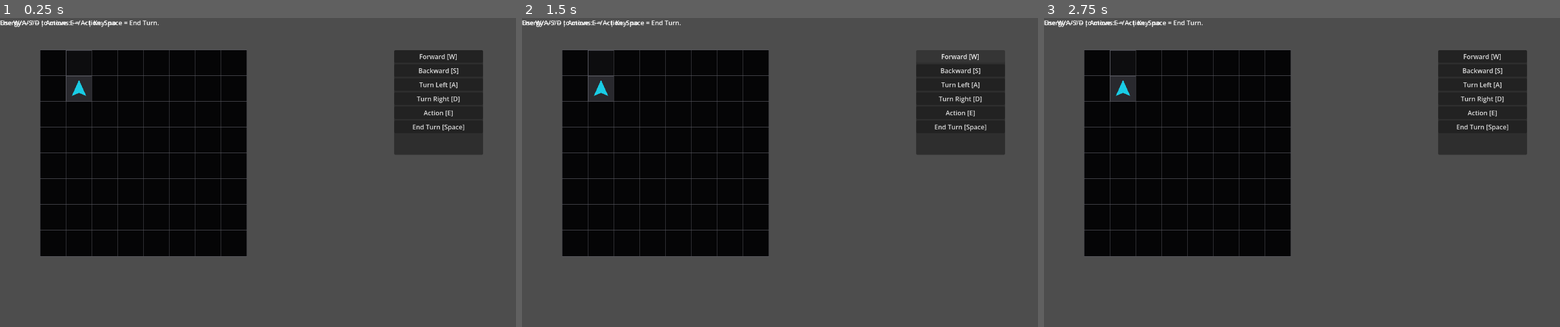
Above: before the commit, frames 1-3 (left to right).
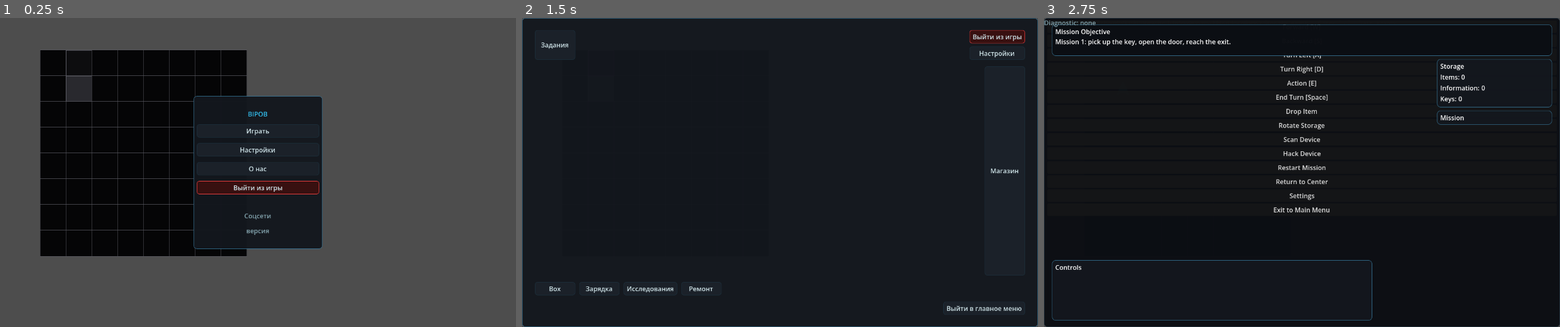
Above: after the commit, the same moments.

Repository: JUSTConnect/bibop
Game: Godot game, scene res://scenes/main.tscn
Same seed, same stepped clock (60 frames per second), same inputs: the game is played once before the commit and once after it.
Inputs (mouse positions are in pixels of both pictures, inside the frame that each line leads up to):
- Up to frame 1 (0.25 s): no input
- Up to frame 2 (1.5 s): click (780, 132) at 0.5 s, where only the run after the commit has a clickable "Играть"; click (960, 55) at 1.25 s, where only the run before the commit has a clickable "Forward [W]"
- Up to frame 3 (2.75 s): click (1074, 45) at 2 s, where only the run after the commit has a clickable "Задания"

The runs differ from the first frame. In frame 1, 15% of the frame differs, in the area x 0-94%, y 0-75%; in frame 2, 71%; in frame 3, 71%, in the area x 0-100%, y 0-100%.
Error before the commit: Parse Error: Function "get_viewport_rect()" not found in base self. (res://scripts/ui/game_ui.gd:2904)

Commit message:
Update game_ui.gd

Diff:
--- a/scripts/ui/game_ui.gd
+++ b/scripts/ui/game_ui.gd
@@ -2901,7 +2901,7 @@
 
 
 func _get_runtime_sidebar_width() -> float:
-	var viewport_size: Vector2 = get_viewport_rect().size
+	var viewport_size: Vector2 = _get_viewport_size()
 	if viewport_size.x <= 1100.0:
 		return 260.0
 	if viewport_size.x <= 1500.0:
@@ -2910,7 +2910,7 @@
 
 
 func _get_runtime_top_bar_height() -> float:
-	var viewport_height: float = get_viewport_rect().size.y
+	var viewport_height: float = _get_viewport_height()
 	if viewport_height <= 768.0:
 		return 78.0
 	if viewport_height <= 900.0:
@@ -2919,7 +2919,7 @@
 
 
 func _get_runtime_control_panel_height() -> float:
-	var viewport_height: float = get_viewport_rect().size.y
+	var viewport_height: float = _get_viewport_height()
 	if viewport_height <= 768.0:
 		return 150.0
 	if viewport_height <= 900.0:
